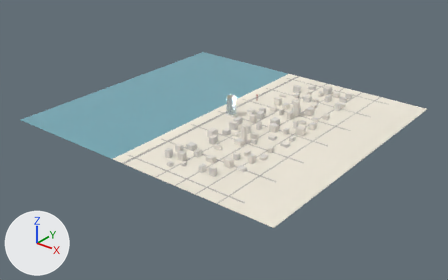
Before and after pictures for a commit that changed the glTF model assets/engine/dimri.glb.
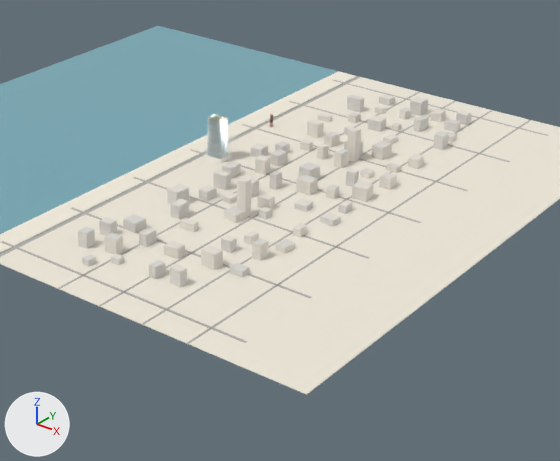
Old and new are each drawn whole from a camera (50 mm lens) standing at (1267.0, -1626.0, 899.0) and looking at (9.0, -53.0, -76.0) and again close up on the part from 28% to 88% of the width and 14% to 93% of the height. The axes (+X, +Y, +Z) are drawn at lower left. The lights are the same throughout. The last two pictures show the newer version. Vertices at exactly the same position are counted once.

Names of what the first close-up shows: 'scene'.
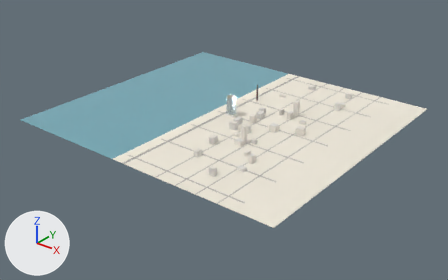
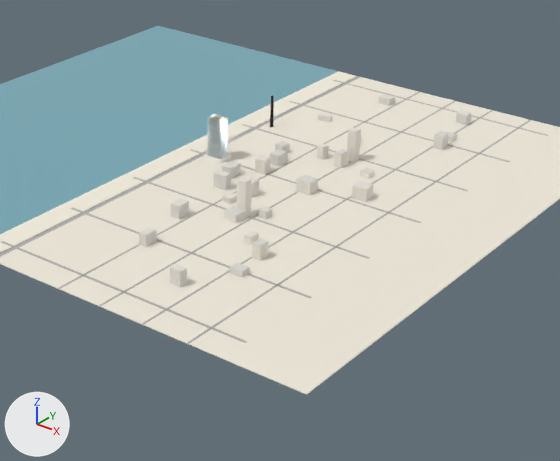
What differs and where, as boxes (x1, y1, x2, y2) in the close-ups (560 x 461 px):
part 1 of me_mesh_0, deleted
    before: (78, 95, 461, 279)
part 2 of me_mesh_0, reshaped
    before: (270, 114, 273, 127)
    after: (270, 110, 273, 127)

The change in detail:
me_mesh_0 is used by ob_scene; location (0.0, 0.0, 0.0).
me_mesh_0 had 1868 vertices, 2773 faces and spanned x -560.0..530.0, y -500.0..500.0, z -1.0..80.0.
me_mesh_0 now has 1437 vertices, 2136 faces and spans x -560.0..530.0, y -500.0..500.0, z -1.0..80.0.
me_mesh_0 part 1: 88 loose pieces with 704 vertices, spanning x 36.0..303.0, y -427.0..417.0, z 0.0..25.0, are deleted.
Part 2, on me_mesh_0:
197 faces are deleted.
60 vertices are added at x -15.0..-9.0, y 172.0..178.0, z 24.0..34.0.
15 new vertices lie (0.0, 0.0, 5.0) away from vertices in x -14.0..-9.0, y 174.0..178.0, z 14.0..29.0.
187 new faces join them, mat_lmr (beige #df9986).
141 new faces join them, mat_lmw (white #f8f6f0).
Other edits to the shape of me_mesh_0 do not show in these pictures.
